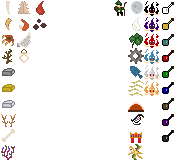
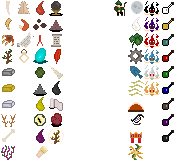
Layers edited between the first and the second 176px x 160px image:
painted on "Background" over [9, 1, 64, 158]
